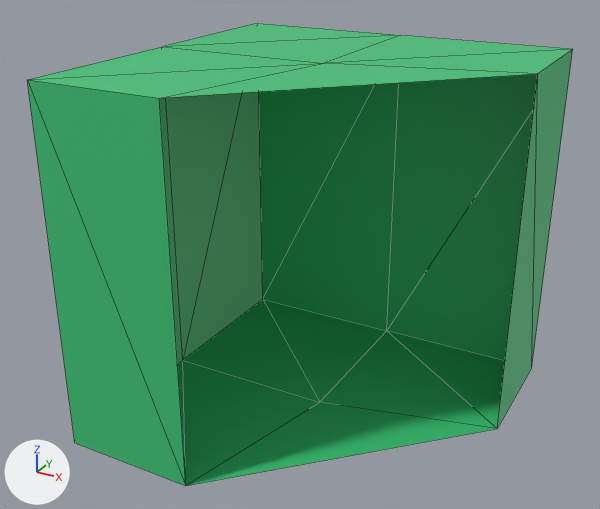
The glTF model models/seperated_blocks/r3c8_body_green.gltf as it was, and as the next commit left it.
Both versions are drawn from a 50 mm lens placed at (1.91, -3.72, 1.79), pointed at (-0.1, -0.07, -0.03). The lights are fixed; the arrows at lower left show +X, +Y and +Z. Mesh edges are drawn as thin lines. Vertices at the same position are counted once.

The first picture shows 'r3c8_bode_green'.
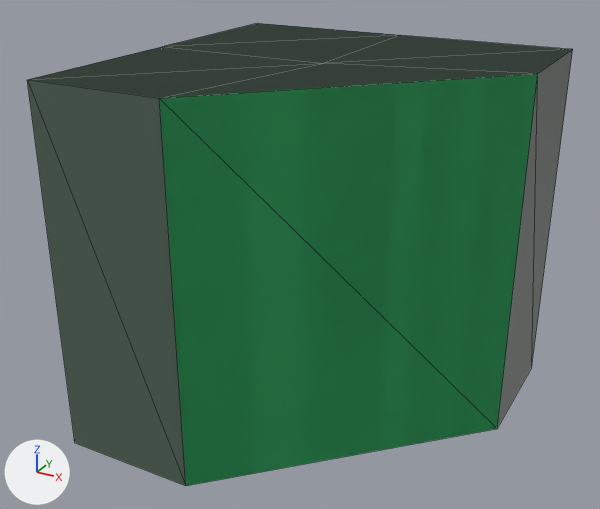
What the commit changed:
me_cube_529 is used by ob_r3c8_bode_green; location (0.0, 0.0, 0.0).
me_cube_529 had 16 vertices, 26 faces and spanned x -1.0..1.0, y -1.0..1.0, z -1.0..1.0.
me_cube_529 now has 16 vertices, 28 faces and spans x -1.0..1.0, y -1.0..1.0, z -1.0..1.0.
me_cube_529 part 1: 26 faces spanning x -1.0..1.0, y -1.0..1.0, z -1.0..1.0 switch from mat_material_001 (picture img_minitown_tx) to no material.
Mesh me_cube_529_1 is new.
It has 16 vertices, 28 faces and spans x -1.0..1.0, y -1.0..1.0, z -1.0..1.0.
It uses material mat_material_001 (picture img_minitown_tx).
Object 'r3c8_body_green' (ob_r3c8_body_green) is new; it shows me_cube_529_1.
Its location is (0.0, 0.0, 0.0).

Pixel boxes [x1, y1, x2, y2] of what changed, in the pictures (600 x 509 px):
'r3c8_body_green', added (green)
    after: [159, 74, 538, 486]
part 1 of me_cube_529, recoloured (green to grey)
    both: [27, 23, 573, 486]
